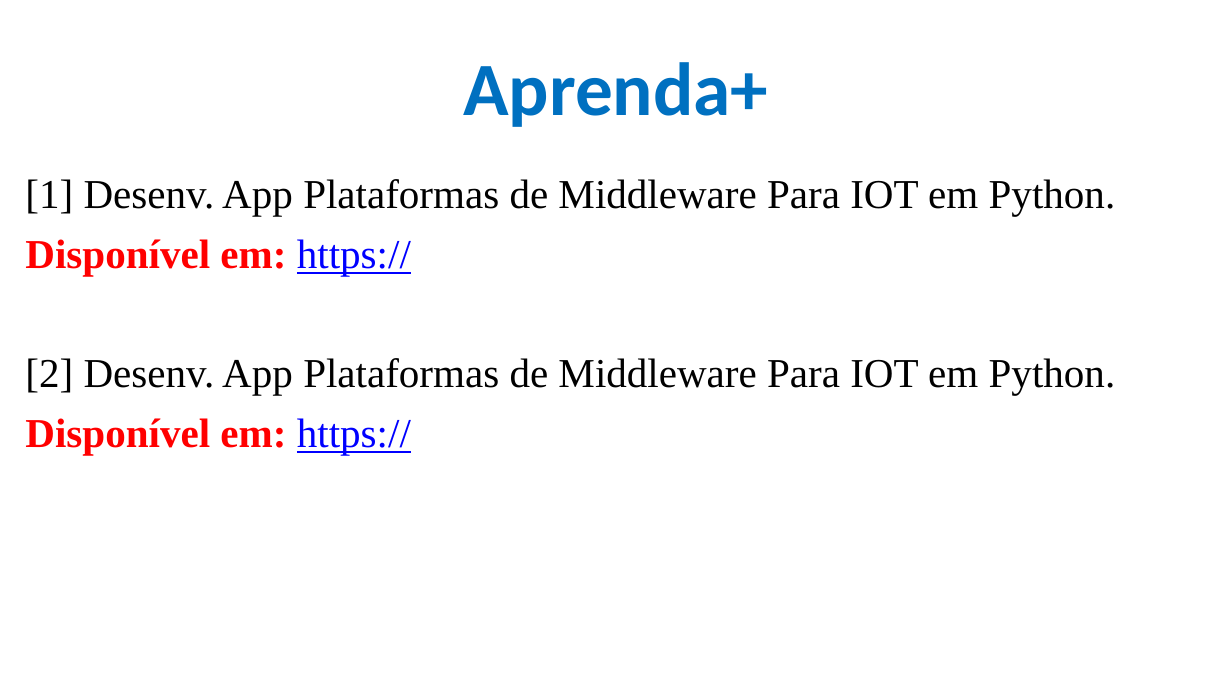
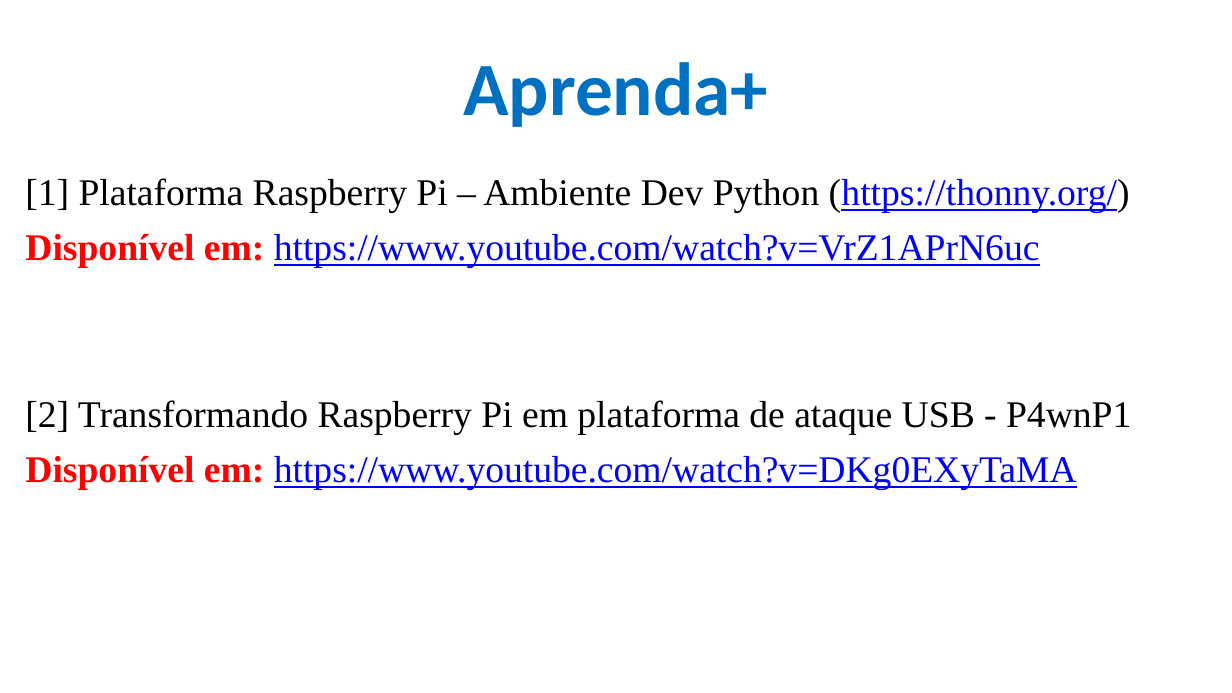
Before and after one commit to CloudEducationBrazil/WydenArea1AplicacaoCloudIndustria40Python, a slide deck: slide 19 of 01 Classes/Aula 06 - Aplicação Cloud Indústria 40 Python IoT Plataforma Raspberry PI.pptx (slide 5 before the commit). Drawn at 1232x693 pixels with LibreOffice and Linux fonts; fonts in the diff are those of the drawing; background and template pictures are left out. Boxes give left, top, right and bottom in pixels: in the first picture for what was removed or moved away, otherwise in the second. Text is boxed around its words. In the diff, an @@ line names an element or a change of style, - is before the commit and + after.

Commit message:
Aula 06 Python IoT 09042023

```diff
--- a/01 Classes/Aula 06 - Aplicação Cloud Indústria 40 Python IoT Plataforma Raspberry PI.pptx
+++ b/01 Classes/Aula 06 - Aplicação Cloud Indústria 40 Python IoT Plataforma Raspberry PI.pptx
@@ text at <box>25,178,1131,490</box>: text changed; size 24 to 22 pt; text colour #000000 to #0000FF @@
-[1] Desenv. App Plataformas de Middleware Para IOT em Python.
-Disponível em: https://
-[2] Desenv. App Plataformas de Middleware Para IOT em Python.
-Disponível em: https://
+[1] Plataforma Raspberry Pi – Ambiente Dev Python (https://thonny.org/)
+Disponível em: https://www.youtube.com/watch?v=VrZ1APrN6uc
+[2] Transformando Raspberry Pi em plataforma de ataque USB - P4wnP1
+Disponível em: https://www.youtube.com/watch?v=DKg0EXyTaMA
```
Also in this commit, not shown: 4 other slides changed, 16 slides added, 2 slides removed.
